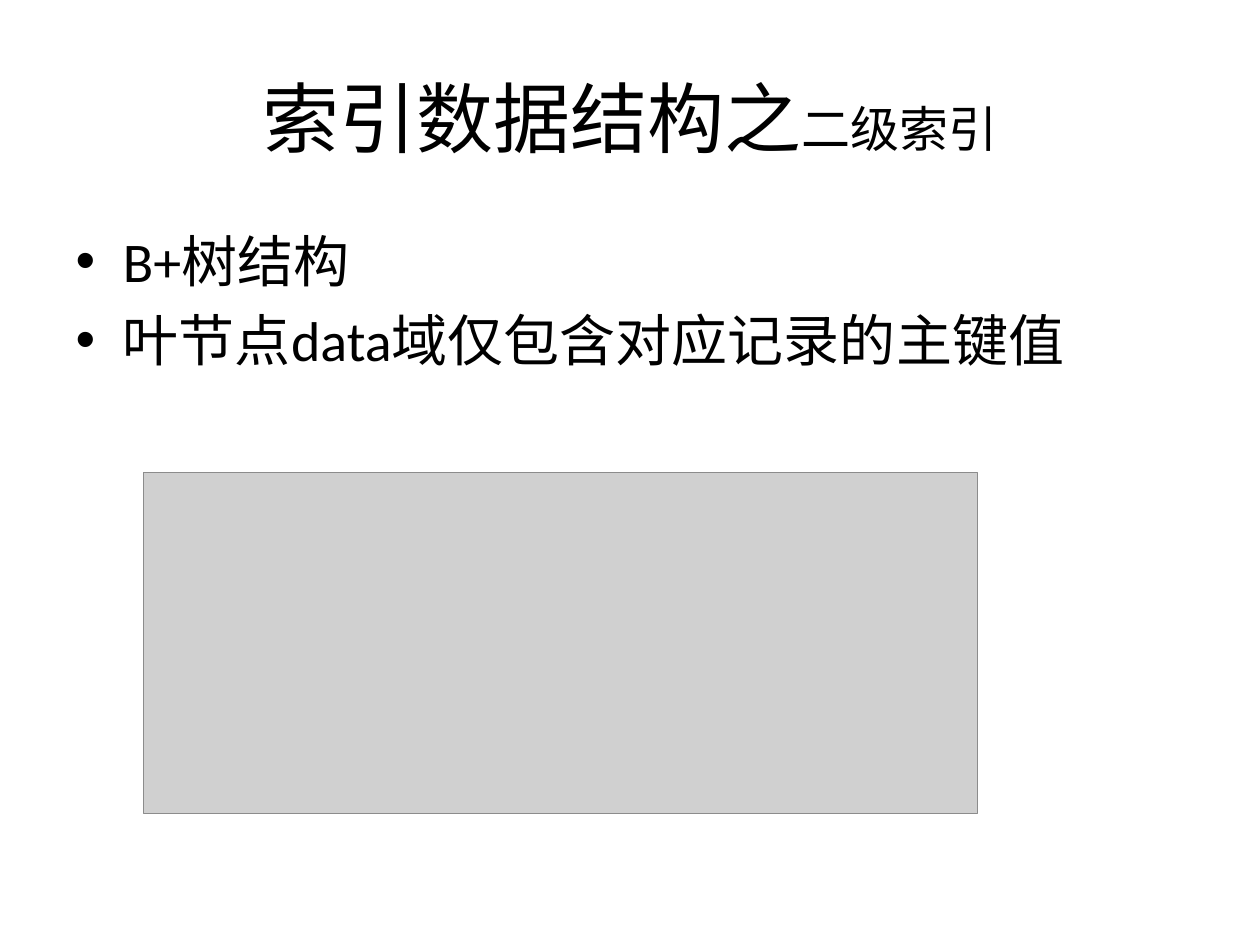
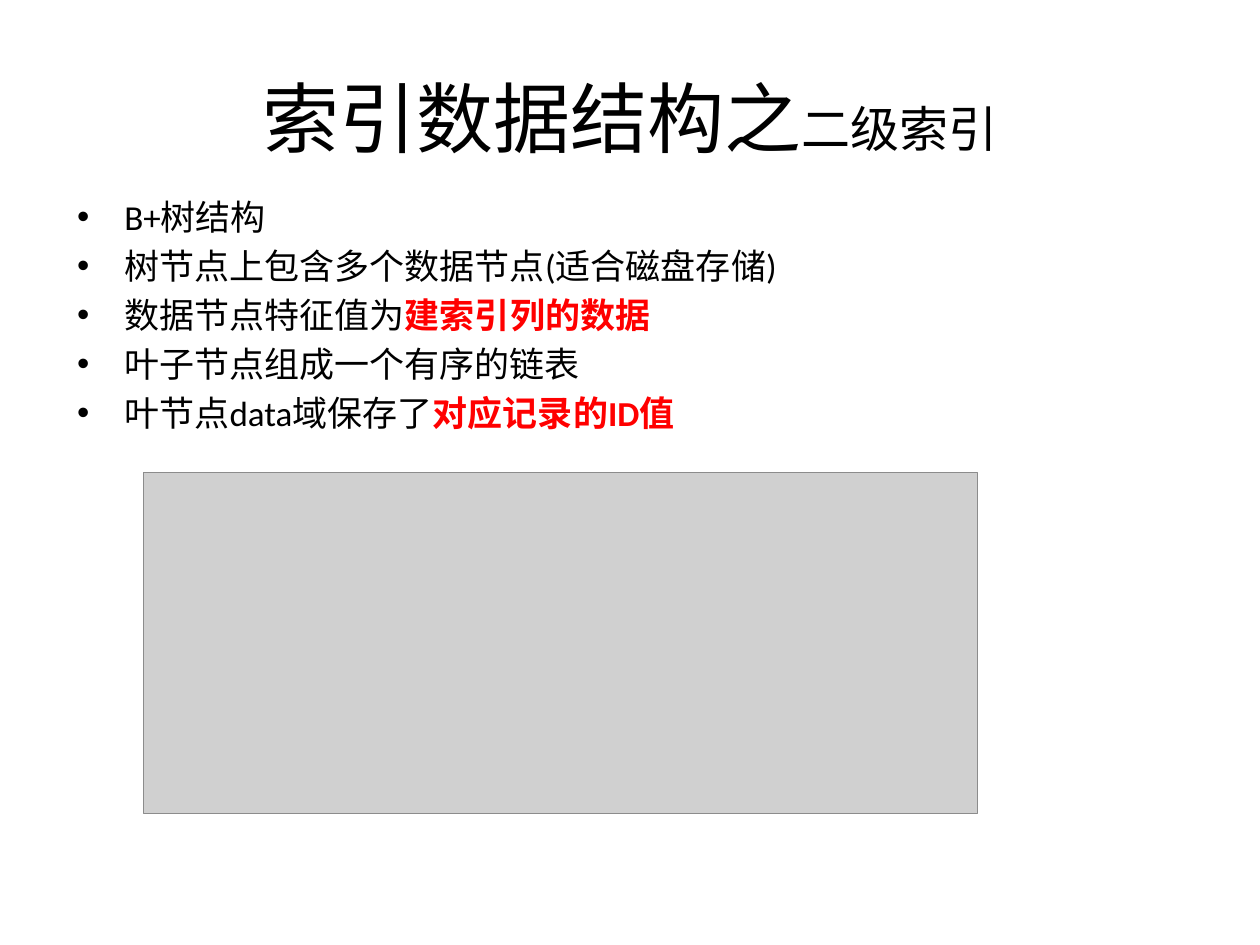
Before and after one commit to liuendy/practice, a slide deck: slide 4 of mysql/mysql分享 -索引.pptx. Drawn at 1260x945 pixels with LibreOffice and Linux fonts; fonts in the diff are those of the drawing; grey boxes stand for pictures. Boxes give left, top, right and bottom in pixels: in the first picture for what was removed or moved away, otherwise in the second. Text is boxed around its words. In the diff, an @@ line names an element or a change of style, - is before the commit and + after.

```diff
--- a/mysql/mysql分享 -索引.pptx
+++ b/mysql/mysql分享 -索引.pptx
@@ text "B+树结构": place and size @@
-text "B+树结构" at (123, 235, 1064, 366)
+text "B+树结构" at (124, 202, 777, 430)
@@ text at (124, 202, 266, 233): size 32 to 20 pt in "B+树结构"; less space between paragraphs @@
@@ text at (124, 249, 777, 430): text changed; size 32 to 20 pt @@
-• 叶节点data域仅包含对应记录的主键值
+• 树节点上包含多个数据节点(适合磁盘存储)
+• 数据节点特征值为建索引列的数据
+• 叶子节点组成一个有序的链表
+• 叶节点data域保存了对应记录的ID值
```
Also in this commit, not shown: 2 other slides changed, 1 other file.
